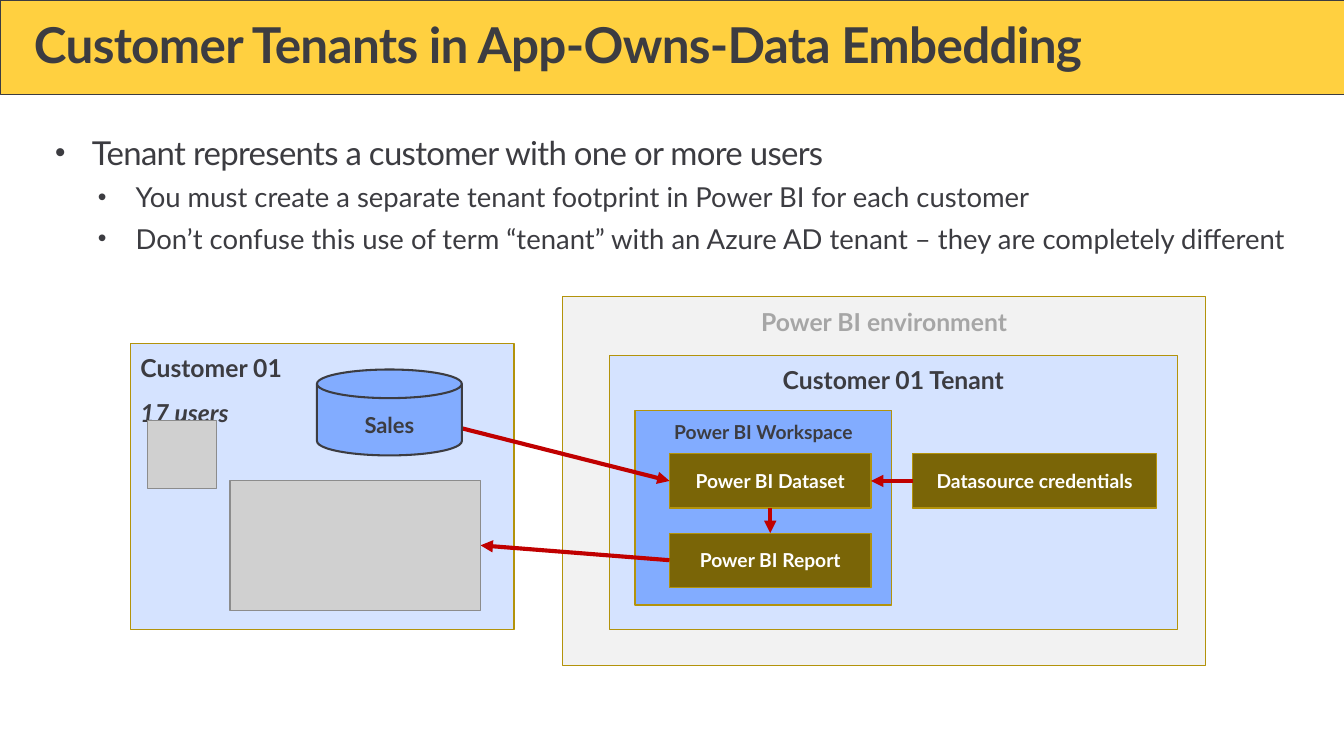
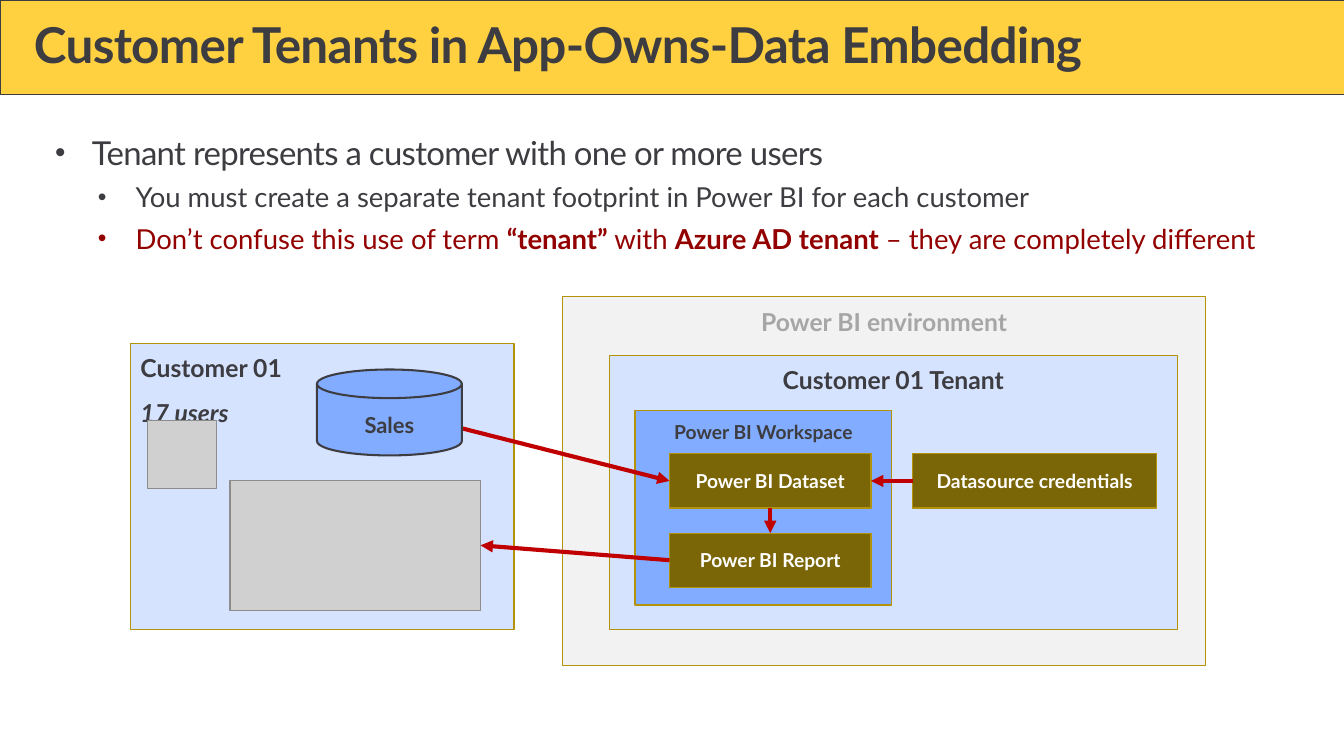
Before and after one commit to PowerBiDevCamp/Camp-Sessions, a slide deck: slide 9 of Session 32 - Design Patterns and Best Practices with Power BI Embedding.pptx. Drawn at 1344x756 pixels with LibreOffice and Linux fonts; fonts in the diff are those of the drawing; grey boxes stand for pictures; background and template pictures are left out. Boxes give left, top, right and bottom in pixels: in the first picture for what was removed or moved away, otherwise in the second. Text is boxed around its words. In the diff, an @@ line names an element or a change of style, - is before the commit and + after.

```diff
--- a/Session 32 - Design Patterns and Best Practices with Power BI Embedding.pptx
+++ b/Session 32 - Design Patterns and Best Practices with Power BI Embedding.pptx
@@ text at [136, 227, 1255, 254]: text changed; text colour #3C3C41 to #920000 @@
-  • Don’t confuse this use of term “tenant” with an Azure AD tenant – they are completely different
+  • Don’t confuse this use of term “tenant” with Azure AD tenant – they are completely different
```
Also in this commit, not shown: 4 other slides changed, 1 slide added, 1 slide removed.
